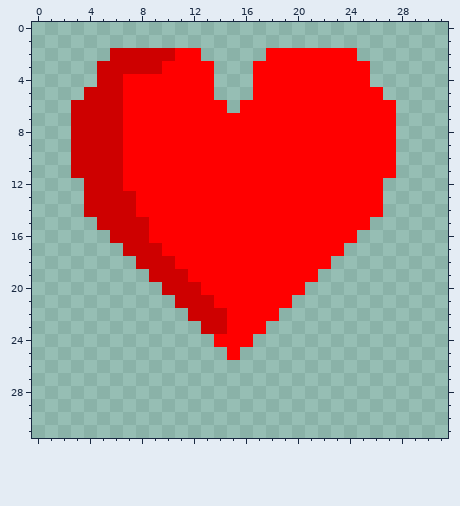
Edited in one commit: pixel-art sprite (images/heart.png). The first picture shows the starting point.
The file is 32x32 pixels.
Once edited:
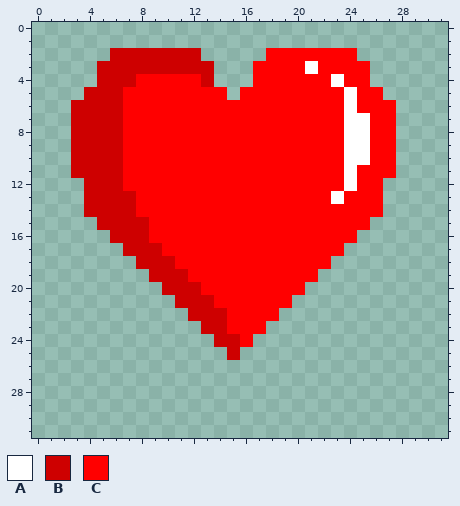
Palette (. is transparent): A #ffffff  B #ce0000  C #ff0000
From the commit log: added lil shiny thing on heart sprite
Diff:
The author changed colour C to colour A in row 3 at x 21; in row 4 at x 23; in rows 5 to 6 at x 24; in rows 7 to 10 at x 24 to 25; in rows 11 to 12 at x 24; in row 13 at x 23.
The author changed colour C to colour B in row 2 at x 11 to 12; in row 3 at x 10 to 13; in row 4 at x 7 and 13; in row 24 at x 14 to 15; in row 25 at x 15.
Colour C now appears in row 5 at x 14 and 16; in row 6 at x 15.
